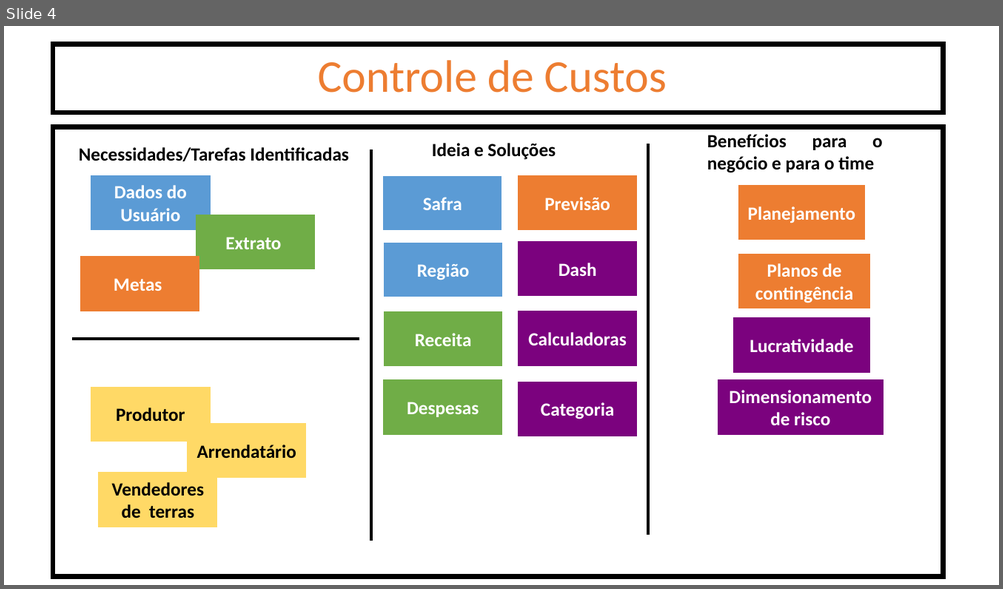
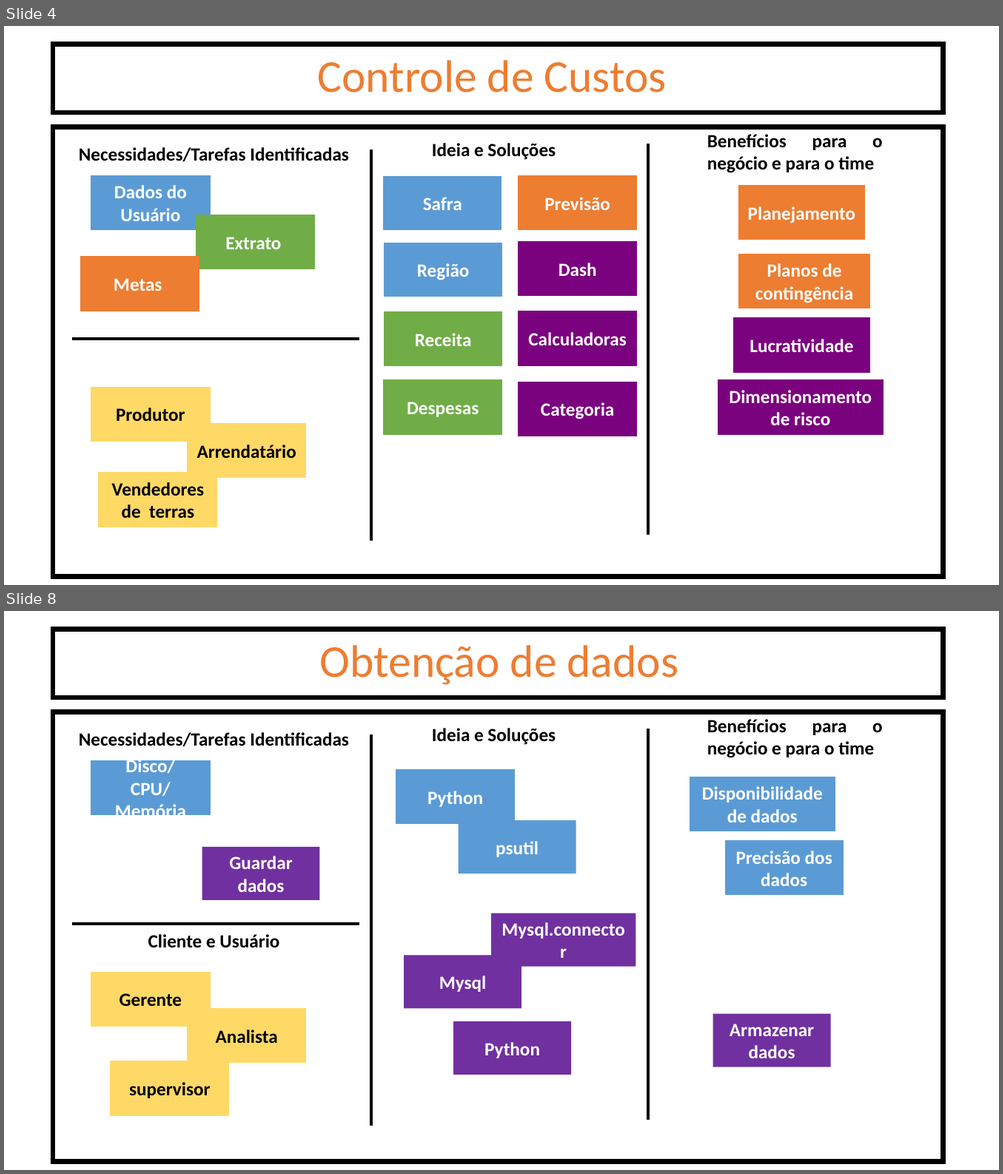
Before and after one commit to bandtec-grupoteste-2020-2/grupo-05-ccoa-20201, a slide deck: Projeto SIX MIND/Documentação/Lean UX Canva.pptx. Shown one above the other, each under a label of ours: slide 4 before the commit, slides 4 and 8 after it; the slides between them are not shown. The pictures are 1003x589 and 1003x1174 pixels, drawn with LibreOffice and Linux fonts; fonts in the diff are those of the drawing. Boxes give left, top, right and bottom in pixels: in the first picture for what was removed or moved away, otherwise in the second. Text is boxed around its words. In the diff, an @@ line names an element or a change of style, - is before the commit and + after.

Commit message:
mudança para revisão do lean ux

```diff
--- a/Projeto SIX MIND/Documentação/Lean UX Canva.pptx
+++ b/Projeto SIX MIND/Documentação/Lean UX Canva.pptx
@@ slide 8 added at (x1=4, y1=611, x2=999, y2=1170), background #FFFFFF @@
@@ text added at (x1=320, y1=645, x2=679, y2=685), 44 pt, text #ED7D31 @@
+Obtenção de dados
@@ group added at (x1=54, y1=629, x2=943, y2=1162): 3 lines, 3 texts, 2 rectangles @@
+Necessidades/Tarefas Identificadas
+Ideia e Soluções
+Benefícios para o negócio e para o time
@@ rectangle added at (x1=91, y1=761, x2=210, y2=815), fill #5B9BD5, outline #5B9BD5 1 pt, 18 pt, text #FFFFFF, bold @@
+Disco/CPU/Memória
@@ rectangle added at (x1=396, y1=770, x2=515, y2=823), fill #5B9BD5, outline #5B9BD5 1 pt, 18 pt, text #FFFFFF, bold @@
+Python
@@ rectangle added at (x1=690, y1=777, x2=834, y2=830), fill #5B9BD5, outline #5B9BD5 1 pt, 18 pt, text #FFFFFF, bold @@
+Disponibilidade de dados
@@ rectangle added at (x1=458, y1=820, x2=576, y2=874), fill #5B9BD5, 18 pt, text #FFFFFF, bold @@
+psutil
@@ rectangle added at (x1=202, y1=847, x2=320, y2=900), fill #7030A0, 18 pt, text #FFFFFF, bold @@
+Guardar dados
@@ rectangle added at (x1=726, y1=842, x2=843, y2=894), fill #5B9BD5, outline #5B9BD5 1 pt, 18 pt, text #FFFFFF, bold @@
+Precisão dos dados
@@ rectangle added at (x1=491, y1=913, x2=636, y2=966), fill #7030A0, 18 pt, text #FFFFFF, bold @@
+Mysql.connector
@@ text added at (x1=148, y1=934, x2=279, y2=948), 18 pt, text #000000, bold @@
+Cliente e Usuário
@@ rectangle added at (x1=404, y1=956, x2=522, y2=1008), fill #7030A0, 18 pt, text #FFFFFF, bold @@
+Mysql
@@ rectangle added at (x1=91, y1=972, x2=210, y2=1027), fill #FFD966, outline #FFD966 1 pt, 18 pt, text #000000, bold @@
+Gerente
@@ rectangle added at (x1=188, y1=1008, x2=306, y2=1063), fill #FFD966, outline #FFD966 1 pt, 18 pt, text #000000, bold @@
+Analista
@@ rectangle added at (x1=453, y1=1022, x2=571, y2=1075), fill #7030A0, 18 pt, text #FFFFFF, bold @@
+Python
@@ rectangle added at (x1=713, y1=1014, x2=831, y2=1067), fill #7030A0, 18 pt, text #FFFFFF, bold @@
+Armazenar dados
@@ rectangle added at (x1=111, y1=1062, x2=229, y2=1116), fill #FFD966, outline #FFD966 1 pt, 18 pt, text #000000, bold @@
+supervisor
```
Also in this commit, not shown: 3 other slides added.
